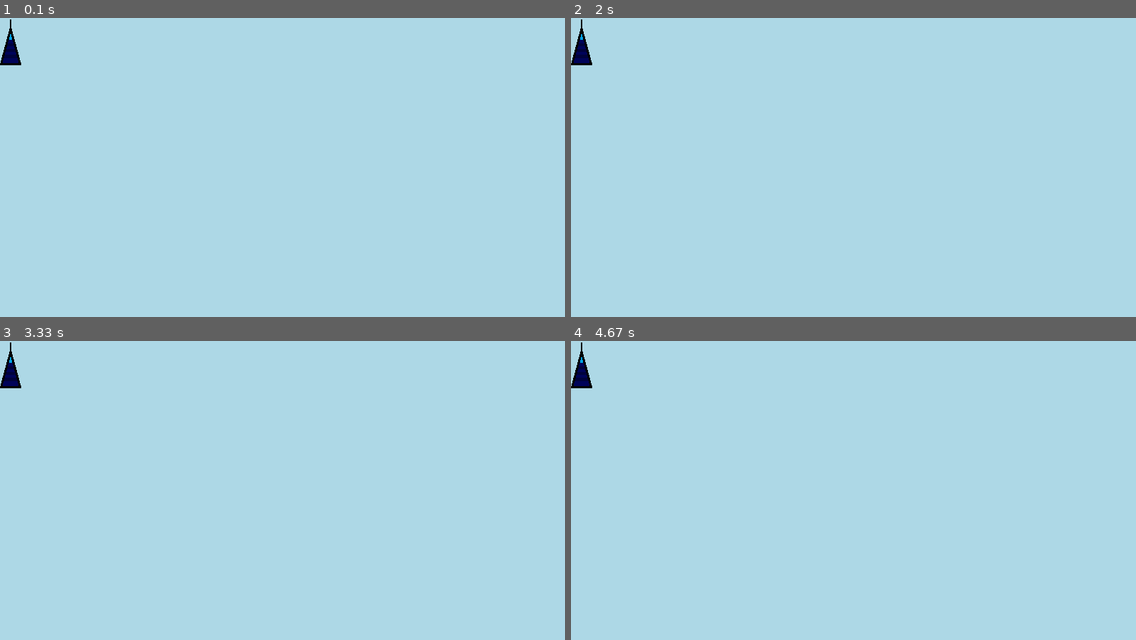
Above: before the commit, frames 1-4 (two rows, left to right).
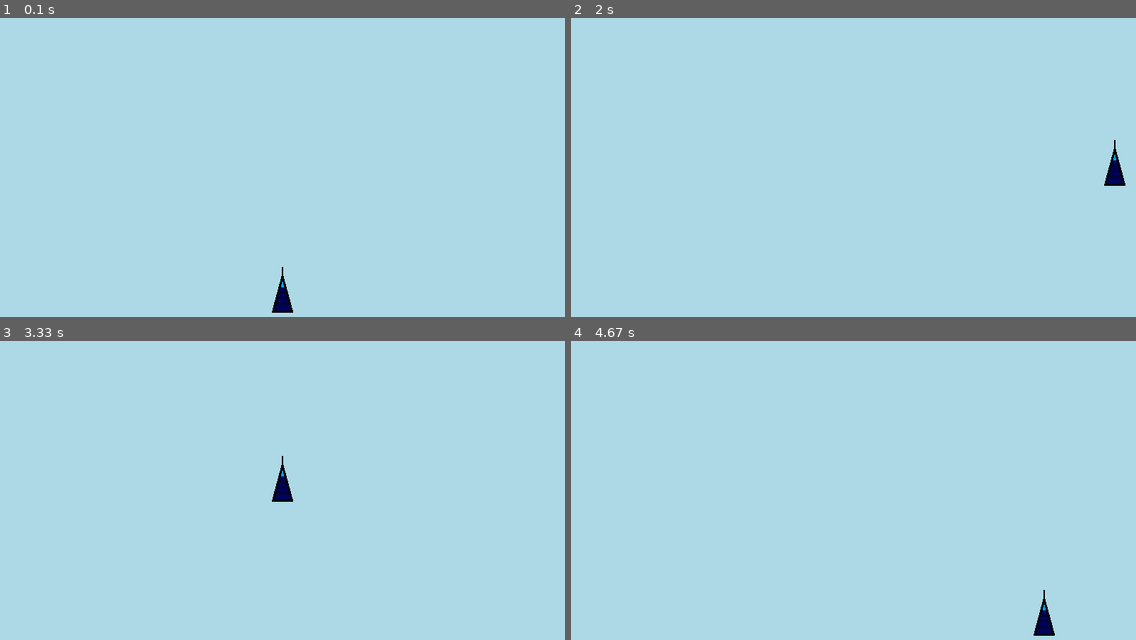
Above: after the commit, the same moments.

Repository: Zaul-2020/asteroids-pygame
Game: pygame game, started from Game.py
Same seed, same stepped clock (60 frames per second), same inputs: the game is played once before the commit and once after it.
Inputs:
- Up to frame 1 (0.1 s): no input
- Up to frame 2 (2 s): hold Right 0.33-0.8 s; hold Up 0.83-1.13 s; hold Right 1.17-1.63 s; hold Left from 1.67 s (still down)
- Up to frame 3 (3.33 s): release Left at 2.2 s; hold Down 2.23-2.53 s; hold Left 2.57-2.97 s; hold Up from 3 s (still down)
- Up to frame 4 (4.67 s): release Up at 3.37 s; hold Right 3.4-4.03 s; hold Down 4.07-4.43 s; hold Left from 4.47 s (still down)

The runs differ from the first frame. In frame 1, 0.5% of the frame differs, in the area x 0-52%, y 0-99%; in frame 2, 0.5%; in frame 3, 0.5%; in frame 4, 0.5%.

Commit message:
initial moving

Diff:
--- a/Assets/utils/Player.py
+++ b/Assets/utils/Player.py
@@ -9,15 +9,21 @@
     self.image = pygame.image.load('Assets/spaceship.png').convert()
     self.rect = self.image.get_rect()
 
+    self.rect.center = (x,y)
+
 
 #   TODO: Add spaceship slide movement
     self.image.set_colorkey((255, 255, 255))
 
 
-    def move(self):
+  def move(self):
       keys = pygame.key.get_pressed()
 
       if keys[pygame.K_UP]:
+        self.rect.y -= 10
+      if keys[pygame.K_DOWN]:
         self.rect.y += 10
-      if keys[pygame.K_DOWN]:
-        self.rect.y -= 10
+      if keys[pygame.K_RIGHT]:
+        self.rect.x += 10
+      if keys[pygame.K_LEFT]:
+        self.rect.x -= 10
--- a/Game.py
+++ b/Game.py
@@ -24,6 +24,8 @@
     screen.fill('light blue')
     screen.blit(player.image, player.rect)
 
+    player.move()
+
     for event in pygame.event.get():
 
       if event.type == pygame.QUIT:
